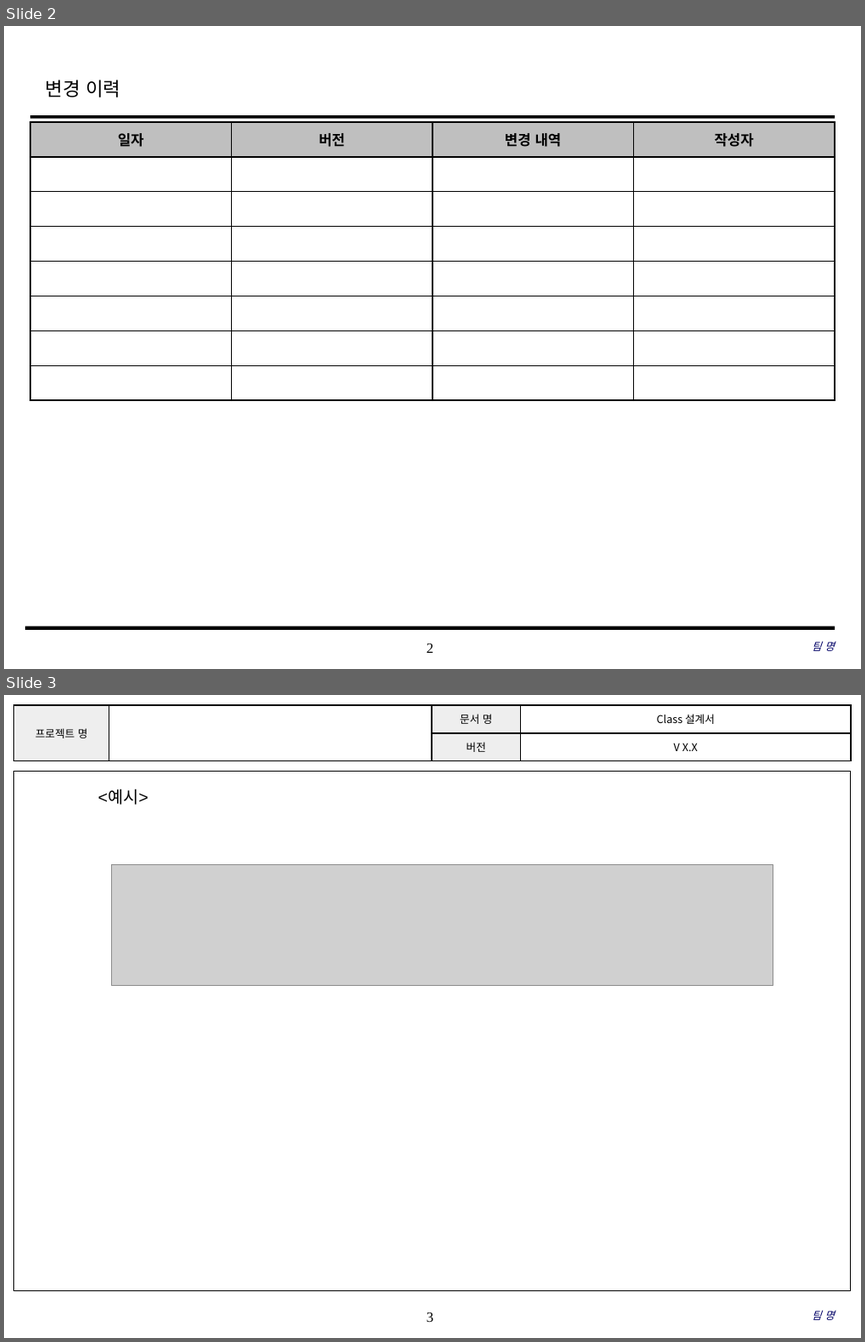
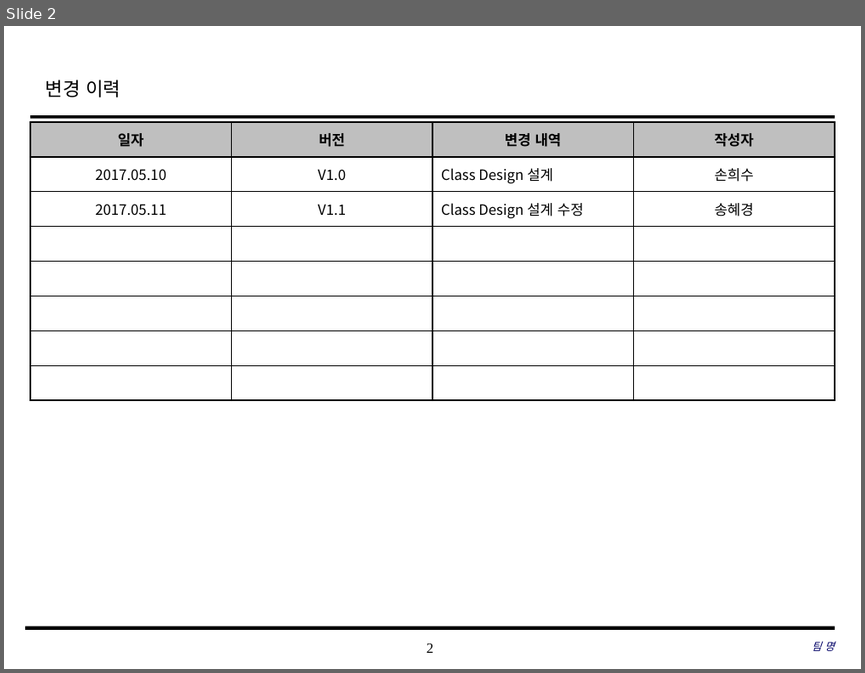
Before and after one commit to SE-admin/SE2017_5_mixharmony, a slide deck: doc/3_ 설계서/Class Design_05_penta.pptx. Shown one above the other, each under a label of ours: slides 2 and 3 before the commit, slide 2 after it. The pictures are 865x1342 and 865x673 pixels, drawn with LibreOffice and Linux fonts; fonts in the diff are those of the drawing; grey boxes stand for pictures; background and template pictures are left out. Boxes give left, top, right and bottom in pixels: in the first picture for what was removed or moved away, otherwise in the second. Text is boxed around its words. In the diff, an @@ line names an element or a change of style, - is before the commit and + after.

Commit message:
Class 설계서 V1.1 클래스 상세정보 수정완료

```diff
--- a/doc/3_ 설계서/Class Design_05_penta.pptx
+++ b/doc/3_ 설계서/Class Design_05_penta.pptx
@@ slide 3 removed at [4,695,861,1338], background #FFFFFF; not listed: 1 template element that a slide beside it also shows @@
@@ table removed at [13,705,851,761], 2 rows, 4 columns @@
-프로젝트 명 |  | 문서 명 | Class 설계서
- |  | 버전 | V X.X
@@ rectangle removed at [13,771,851,1291] @@
@@ text removed at [98,790,148,805] @@
-<예시>
@@ picture removed at [111,865,772,986] @@
@@ text removed at [812,1310,834,1320] @@
-팀 명
@@ slide 2 changed as well @@
@@ table at [30,122,836,399] @@
+row 2: 2017.05.10 | V1.0 | Class Design 설계 | 손희수
+row 3: 2017.05.11 | V1.1 | Class Design 설계 수정 | 송혜경
-row 7:  |  |  | 
-row 8:  |  |  | 
```
Also in this commit, not shown: 1 other slide changed, 1 slide added.
